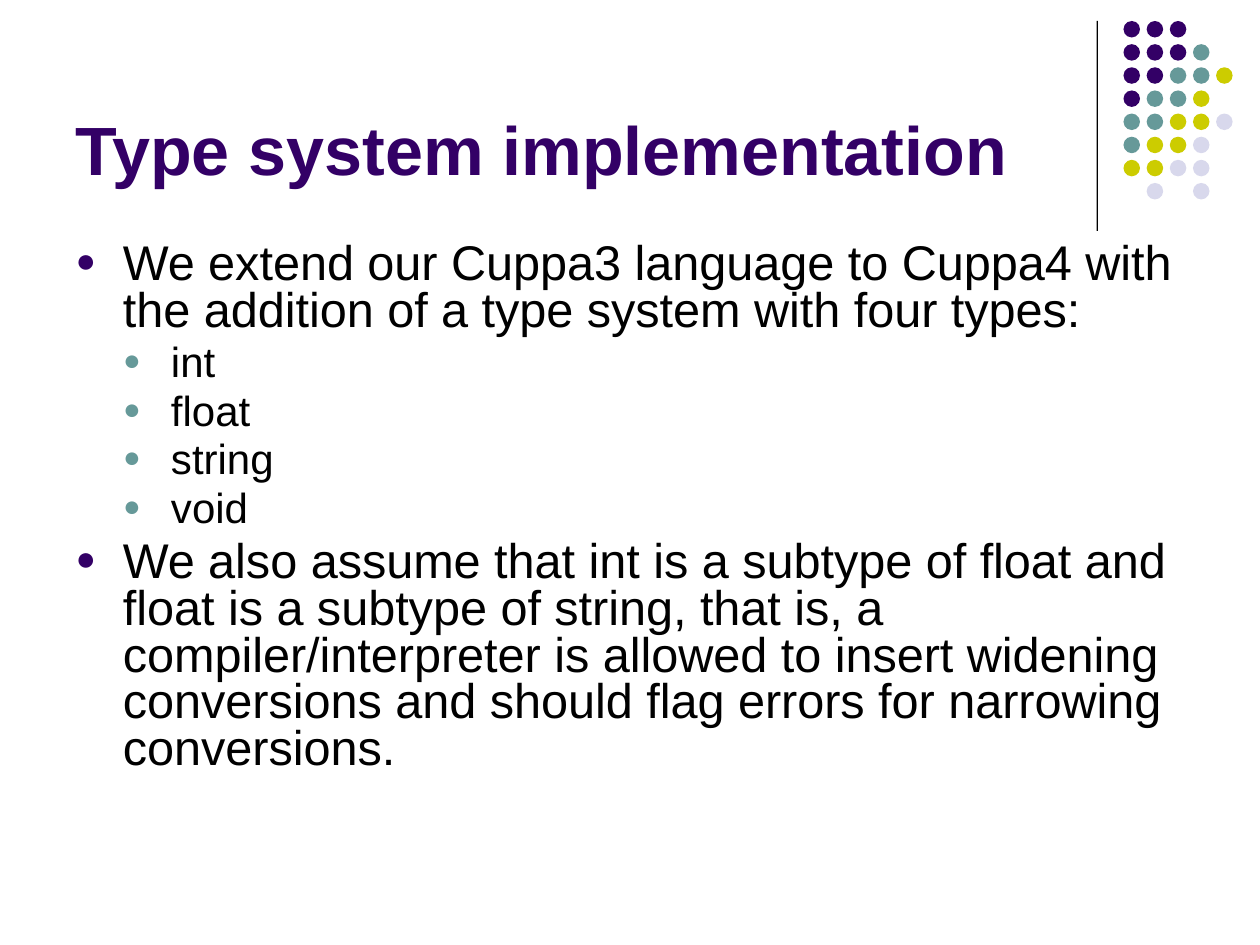
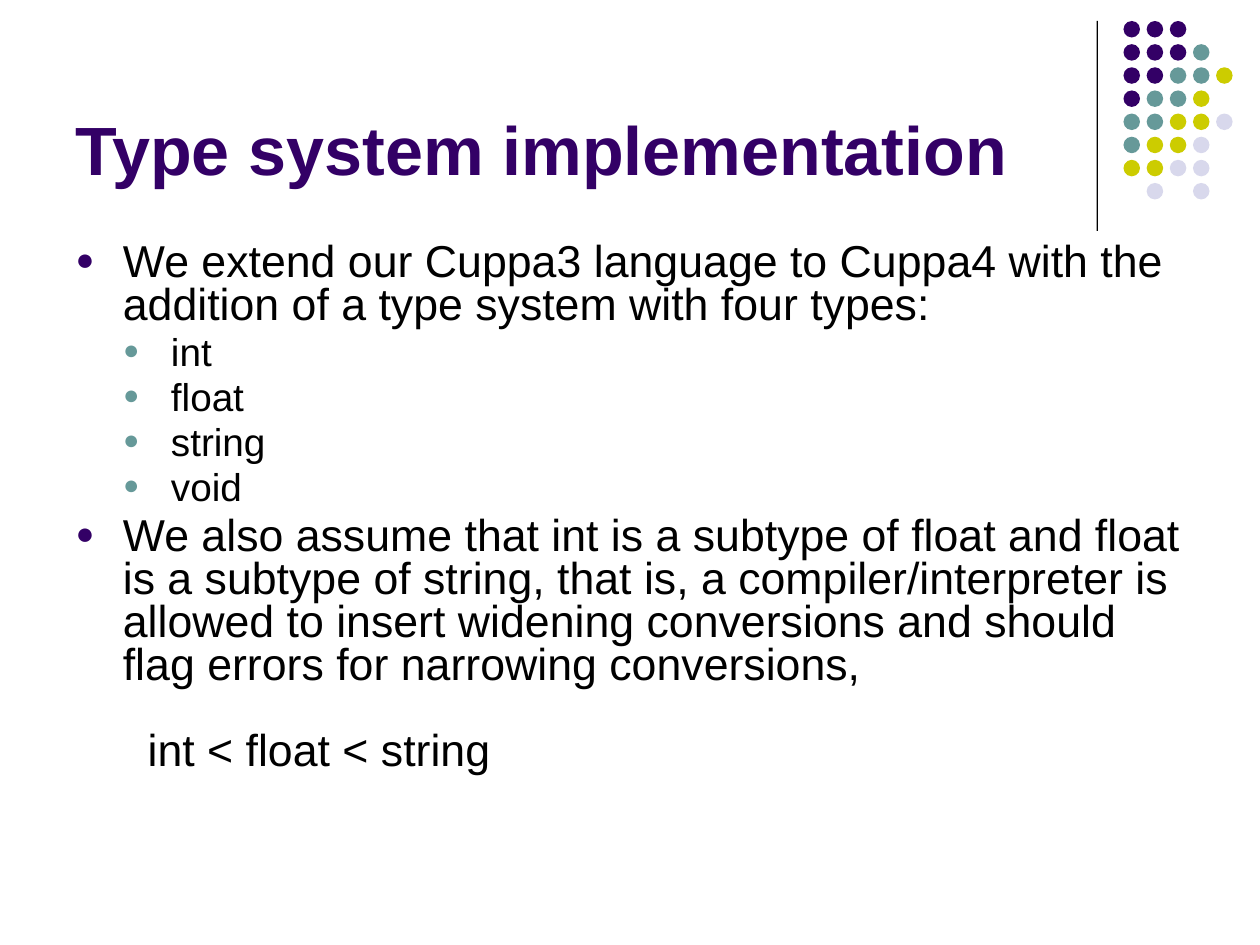
Before and after one commit to lutzhamel/CSC402, a slide deck: slide 1 of notes/csc402-ln018.pptx. Drawn at 1260x945 pixels with LibreOffice and Linux fonts; fonts in the diff are those of the drawing. Boxes give left, top, right and bottom in pixels: in the first picture for what was removed or moved away, otherwise in the second. Text is boxed around its words. In the diff, an @@ line names an element or a change of style, - is before the commit and + after.

```diff
--- a/notes/csc402-ln018.pptx
+++ b/notes/csc402-ln018.pptx
@@ text at bbox=[123, 244, 1162, 502]: size 27.8 to 25.5 pt in "We extend our Cuppa3 language to Cuppa4 ..."; size 24.1 to 22.1 pt in "int", "float", "string", "void" @@
@@ text at bbox=[123, 518, 1179, 775]: text changed; size 27.8 to 25.5 pt @@
-● We also assume that int is a subtype of float and float is a subtype of string, that is, a compiler/interpreter is allowed to insert widening conversions and should flag errors for narrowing conversions.
+● We also assume that int is a subtype of float and float is a subtype of string, that is, a compiler/interpreter is allowed to insert widening conversions and should flag errors for narrowing conversions,
+  int < float < string
```
Also in this commit, not shown: 2 other slides changed, 3 slides added, 1 slide removed, 3 other files.
